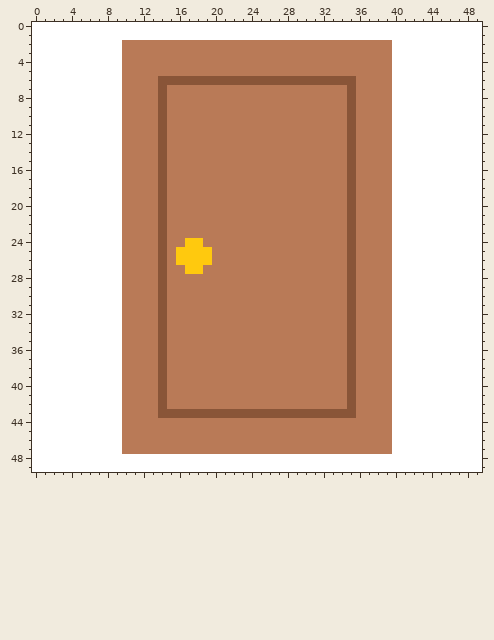
Two versions of one pixel-art sprite, src/img/ovi.png. The first picture shows the starting point.
The file is 50x50 pixels. Pixels under 10% opacity are left out. Colours within 5 levels of each other are drawn and written as one.
The same view after the edit:
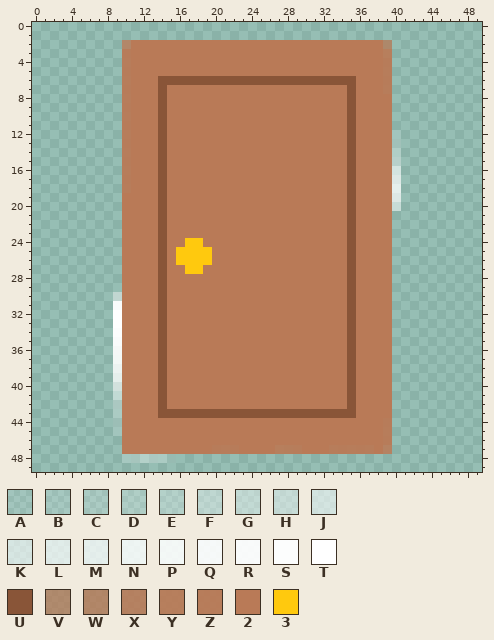
Palette (. is transparent): A #ffffff1d  B #ffffff28  C #ffffff33  D #ffffff3e  E #ffffff49  F #ffffff63  G #ffffff6c  H #ffffff77  J #ffffff95  K #ffffff9c  L #ffffffb4  M #ffffffc0  N #ffffffd6  P #ffffffe2  Q #ffffffe9  R #fffffff0  S #fffffff8  T #ffffff  U #895538  V #b97a57bf  W #b97a57cf  X #b97a57e2  Y #b97a57ee  Z #b97a57f4  2 #b97a57  3 #ffc90e
What changed:
Changed rows in their new state; - is an unchanged pixel.
first column x 0:
 0 ..................................................
 1 ..................................................
 2 ..........W----------------------------V..........
 3 ..........Z----------------------------Y..........
 4 ..........Z----------------------------Z..........
 5 ..........Z----------------------------Z..........
 6 ..........Z----------------------------Z..........
 7 ..........Z----------------------------Z..........
 8 ..........Z-----------------------------..........
 9 ..........Z-----------------------------..........
10 ..........Z-----------------------------..........
11 ..........Z-----------------------------..........
12 ..........Z-----------------------------A.........
13 ..........Z-----------------------------C.........
14 ..........Z-----------------------------D.........
15 ..........Z-----------------------------F.........
16 ..........Z-----------------------------J.........
17 ..........Z-----------------------------L.........
18 ..........Z-----------------------------M.........
19 ..........------------------------------L.........
20 ..........------------------------------H.........
21 ..........------------------------------..........
22 ..........------------------------------..........
23 ..........------------------------------..........
24 ..........------------------------------..........
25 ..........------------------------------..........
26 ..........------------------------------..........
27 ..........------------------------------..........
28 ..........------------------------------..........
29 ..........------------------------------..........
30 .........H------------------------------..........
31 .........R------------------------------..........
32 .........-------------------------------..........
33 .........-------------------------------..........
34 .........S------------------------------..........
35 .........R------------------------------..........
36 .........Q------------------------------..........
37 .........P------------------------------..........
38 .........N------------------------------..........
39 .........M------------------------------..........
40 .........K------------------------------..........
41 .........G------------------------------..........
42 .........E------------------------------..........
43 .........C------------------------------..........
44 .........B-----------------------------Z..........
45 .........A-----------------------------Z..........
46 ..........-----------------------------Z..........
47 ..........----------ZZZ----YYZ---ZZZZZ-X..........
48 ..........BDEECA..................................
49 ..................................................
Where, in picture pixels (left, top, right, bottom), the same in both pictures:
changed: (32, 22, 482, 472)
